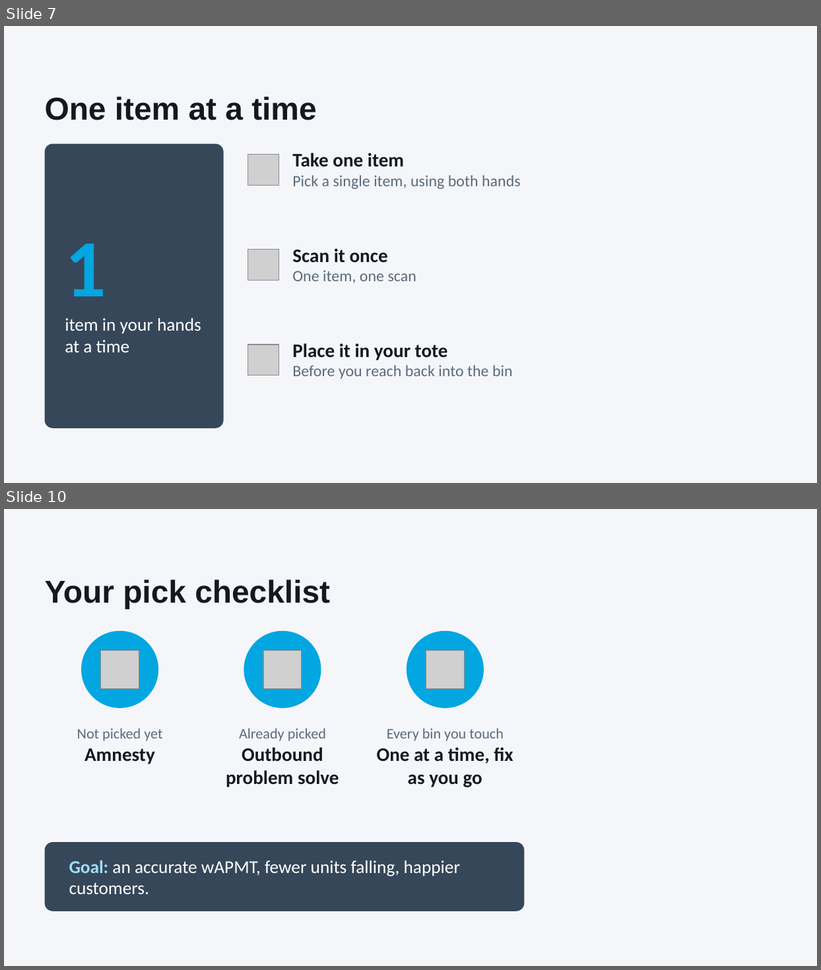
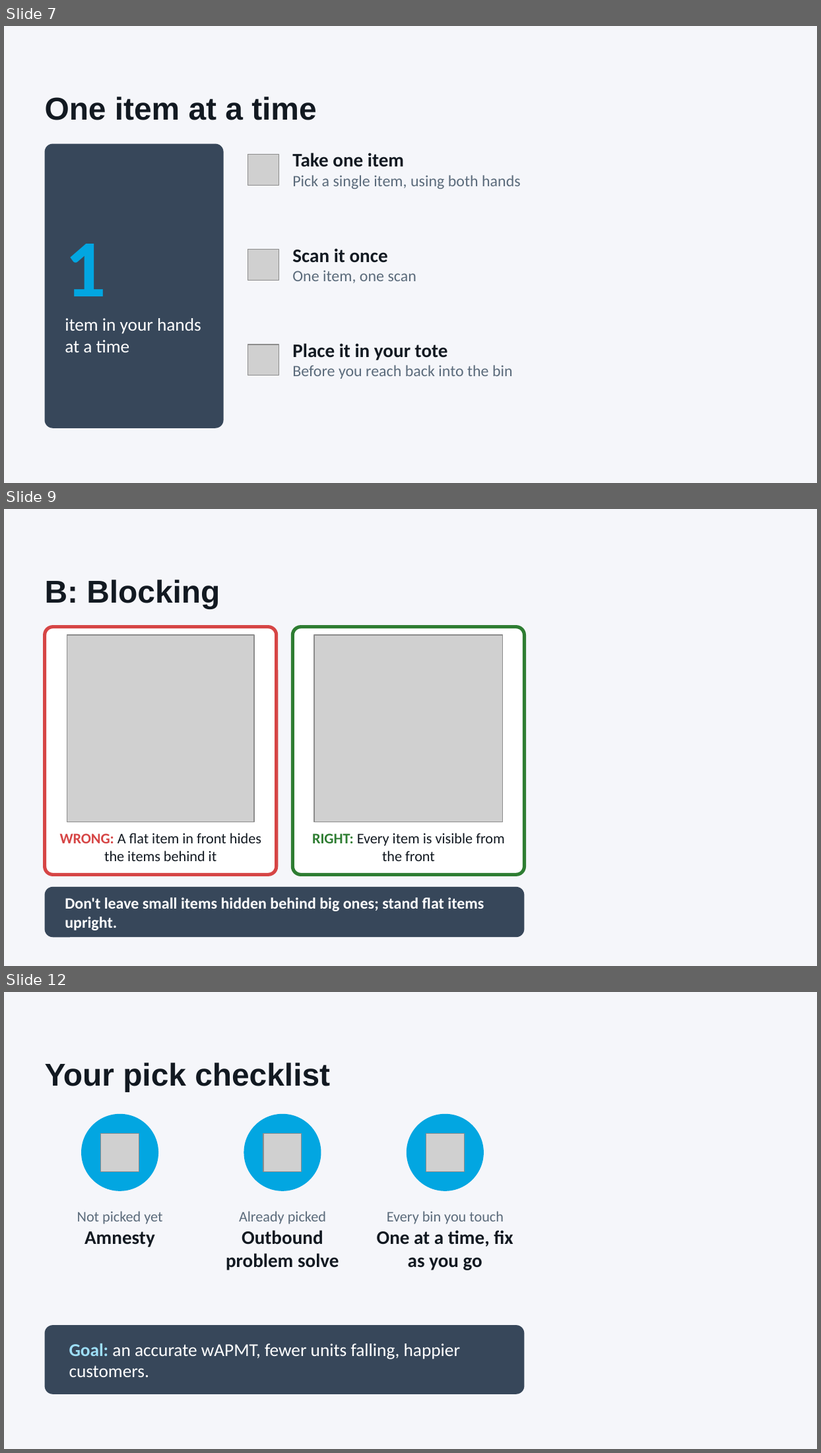
Before and after one commit to vanfryddie/beanstalkx, a slide deck: APMT_Coaching_Pick_to_Rebin.pptx. Shown one above the other, each under a label of ours: slides 7 and 10 before the commit, slides 7, 9 and 12 after it; the slides between them are not shown. The pictures are 821x970 and 821x1453 pixels, drawn with LibreOffice and Linux fonts; fonts in the diff are those of the drawing; grey boxes stand for pictures; background and template pictures are left out. Boxes give left, top, right and bottom in pixels: in the first picture for what was removed or moved away, otherwise in the second. Text is boxed around its words. In the diff, an @@ line names an element or a change of style, - is before the commit and + after.

```diff
--- a/APMT_Coaching_Pick_to_Rebin.pptx
+++ b/APMT_Coaching_Pick_to_Rebin.pptx
@@ slide 9 added at bbox=[4, 509, 817, 966], background #F5F6FA @@
@@ title added at bbox=[45, 580, 220, 609], 28 pt, text #121921, bold @@
+B: Blocking
@@ rounded rectangle added at bbox=[45, 627, 277, 875], fill #FFFFFF, outline #D64545 3 pt @@
@@ rounded rectangle added at bbox=[292, 627, 524, 875], fill #FFFFFF, outline #2E7D32 3 pt @@
@@ picture added at bbox=[67, 635, 253, 822] @@
@@ picture added at bbox=[315, 635, 503, 822] @@
@@ text added at bbox=[60, 833, 261, 861], 13 pt, text #121921 @@
+WRONG: A flat item in front hides the items behind it
@@ text added at bbox=[312, 833, 505, 861], 13 pt, text #121921 @@
+RIGHT: Every item is visible from the front
@@ rounded rectangle added at bbox=[45, 887, 524, 937], fill #37475A @@
@@ text added at bbox=[65, 898, 484, 931], 14 pt, text #FFFFFF, bold @@
+Don't leave small items hidden behind big ones; stand flat items upright.
@@ what was slide 10 is now slide 12 @@
```
Also in this commit, not shown: 3 other slides added, 2 slides removed, 1 other file.
